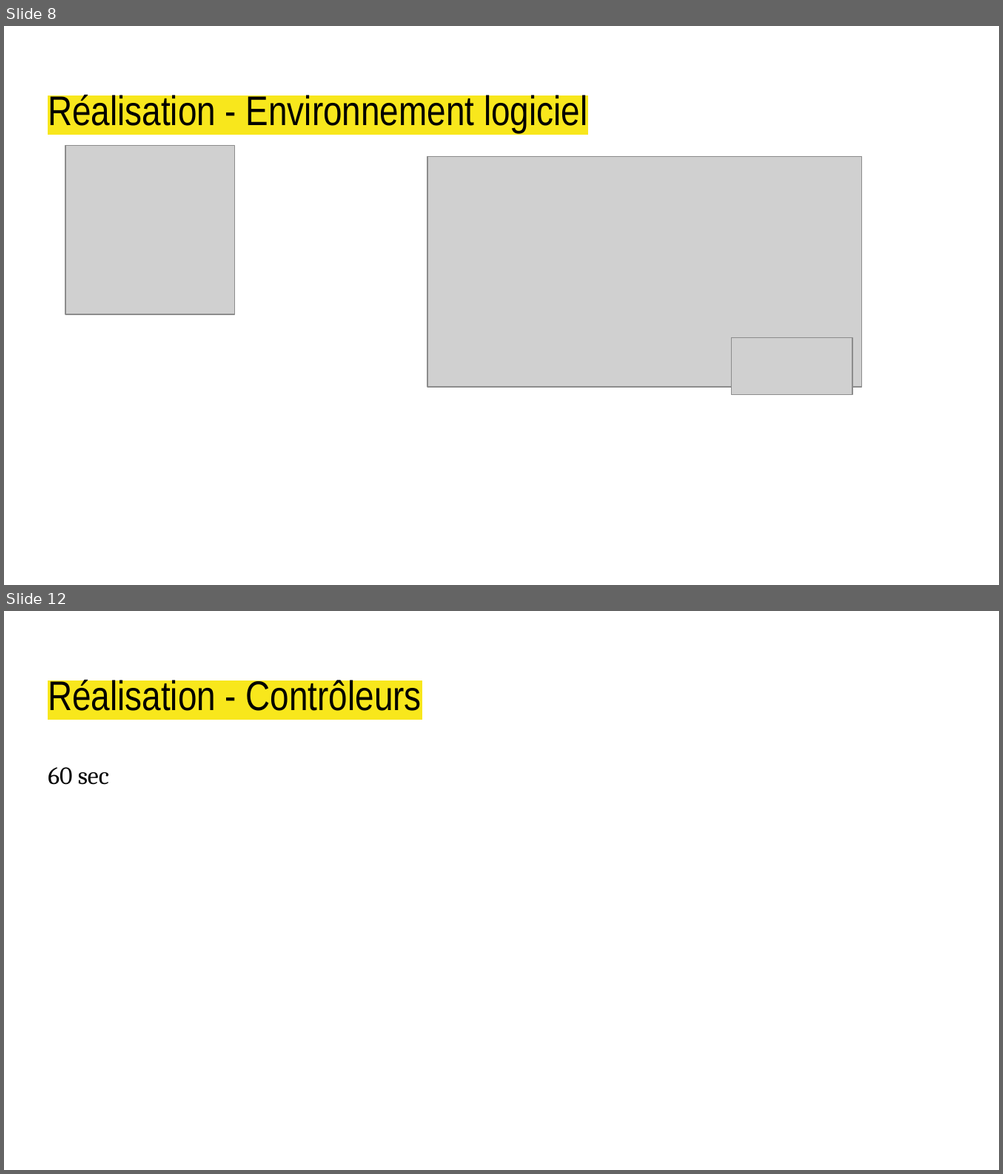
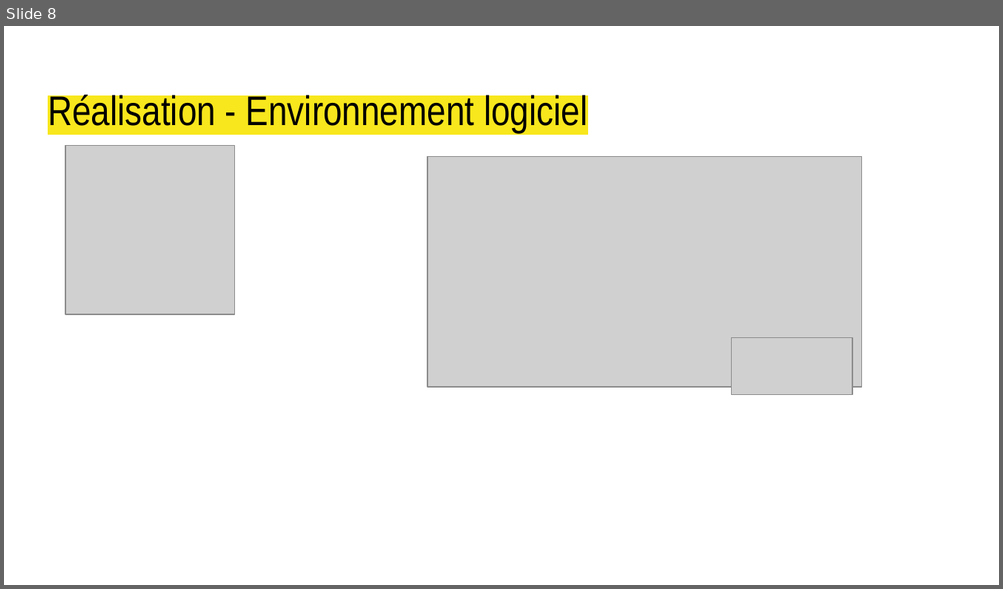
Before and after one commit to Jbemb/NewBorn, a slide deck: presentation_izzy_baby.pptx. Shown one above the other, each under a label of ours: slides 8 and 12 before the commit, slide 8 after it; the slides between them are not shown. The pictures are 1003x1174 and 1003x589 pixels, drawn with LibreOffice and Linux fonts; fonts in the diff are those of the drawing; grey boxes stand for pictures. Boxes give left, top, right and bottom in pixels: in the first picture for what was removed or moved away, otherwise in the second. Text is boxed around its words. In the diff, an @@ line names an element or a change of style, - is before the commit and + after.

```diff
--- a/presentation_izzy_baby.pptx
+++ b/presentation_izzy_baby.pptx
@@ slide 12 removed at [4, 611, 999, 1170], background #FFFFFF @@
@@ title removed at [48, 677, 421, 711] @@
-Réalisation - Contrôleurs
@@ text removed at [48, 767, 109, 785] @@
-60 sec
```
Also in this commit, not shown: 5 slides changed, 2 slides added, 2 other slides removed, 1 other file.
